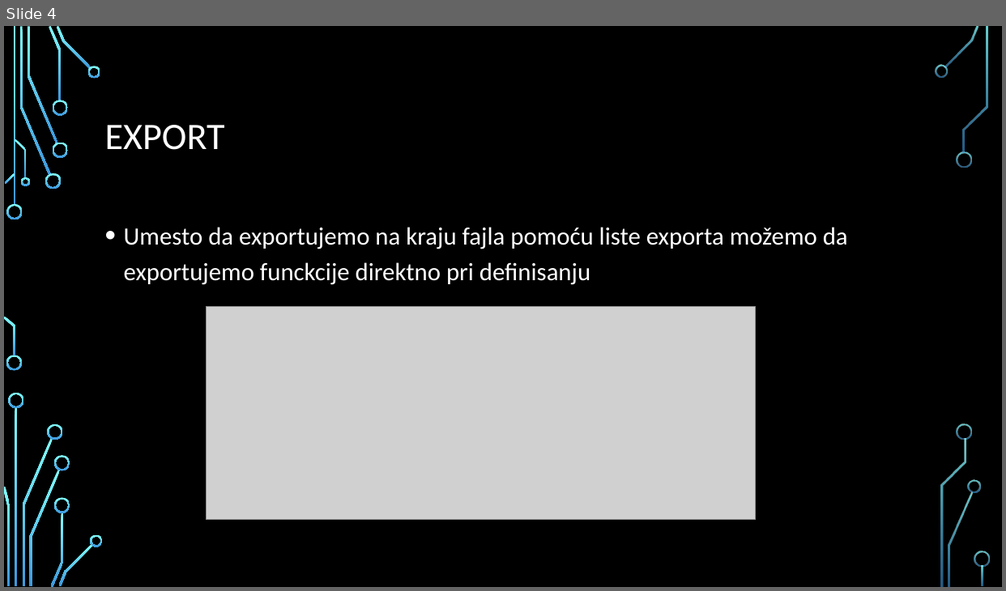
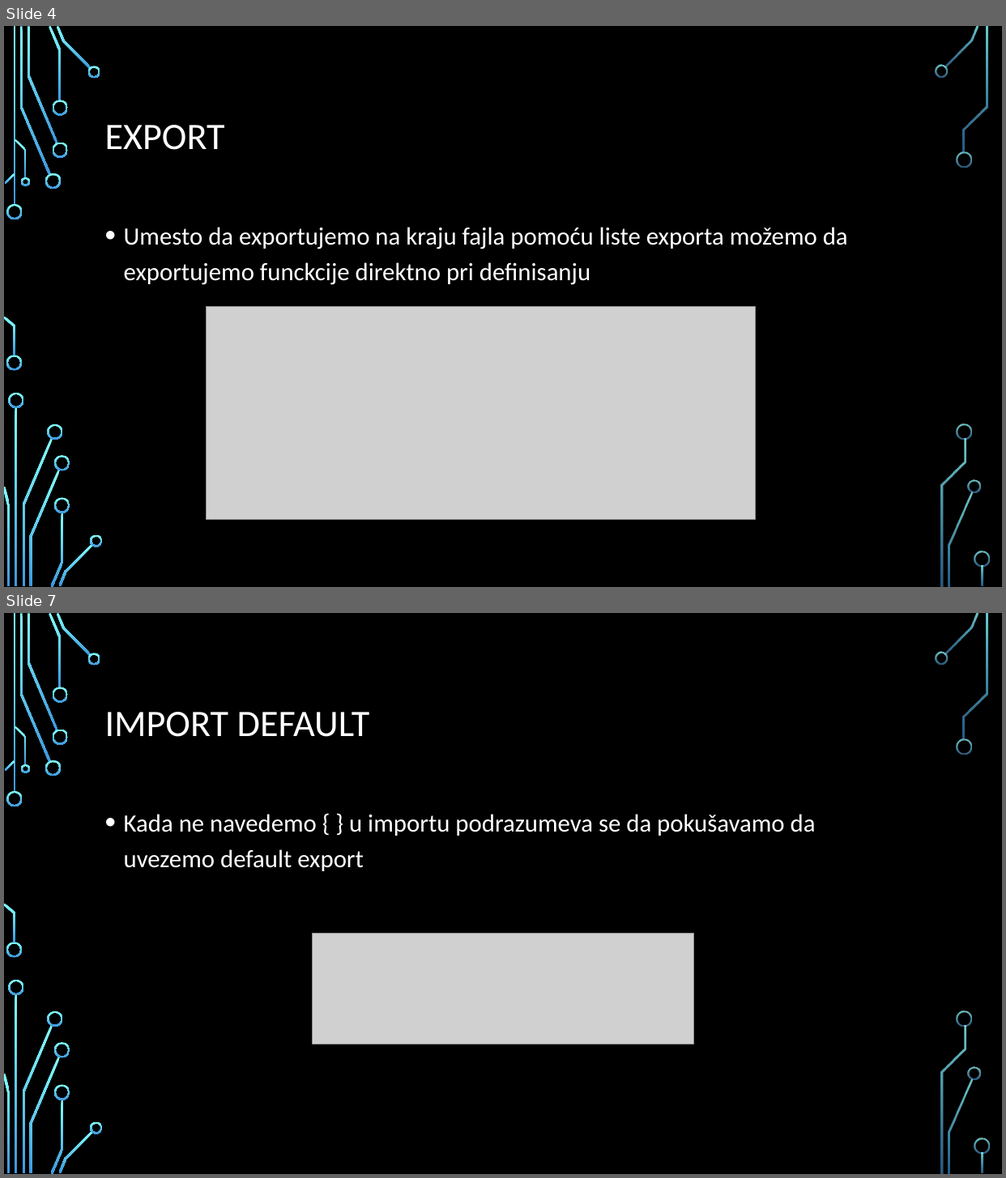
Before and after one commit to MihajloMilojevic/Sekcija, a slide deck: JavaScript/Napredno/prezentacije/12. Moduli.pptx. Shown one above the other, each under a label of ours: slide 4 before the commit, slides 4 and 7 after it; the slides between them are not shown. The pictures are 1006x591 and 1006x1178 pixels, drawn with LibreOffice and Linux fonts; fonts in the diff are those of the drawing; grey boxes stand for pictures; background and template pictures are left out. Boxes give left, top, right and bottom in pixels: in the first picture for what was removed or moved away, otherwise in the second. Text is boxed around its words. In the diff, an @@ line names an element or a change of style, - is before the commit and + after.

```diff
--- a/JavaScript/Napredno/prezentacije/12. Moduli.pptx
+++ b/JavaScript/Napredno/prezentacije/12. Moduli.pptx
@@ slide 7 added at (x1=4, y1=613, x2=1002, y2=1174), background picture (left out); not listed: 36 template elements that a slide beside it also shows @@
@@ title added at (x1=105, y1=712, x2=370, y2=737), 36 pt, text #FFFFFF @@
+IMPORT DEFAULT
@@ text added at (x1=124, y1=814, x2=816, y2=871), 24 pt, text #FFFFFF @@
+• Kada ne navedemo { } u importu podrazumeva se da pokušavamo da uvezemo default export
@@ picture added at (x1=313, y1=934, x2=693, y2=1044) @@
```
Also in this commit, not shown: 1 slide changed, 4 other slides added, 3 other files.
